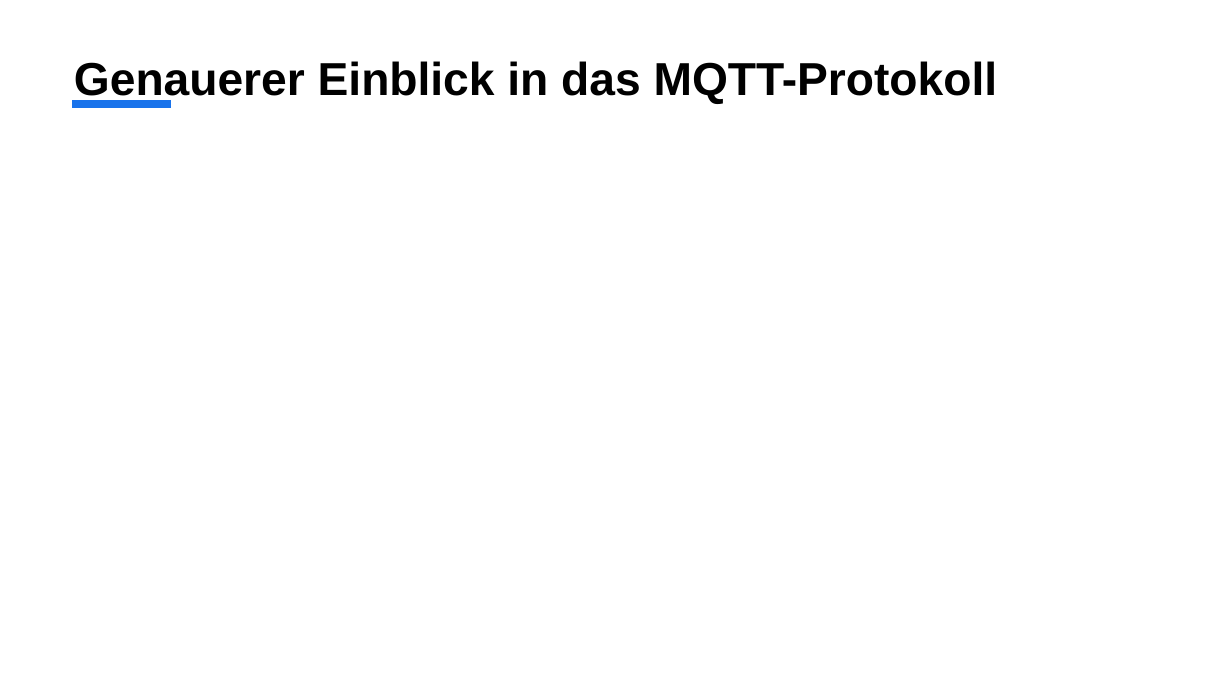
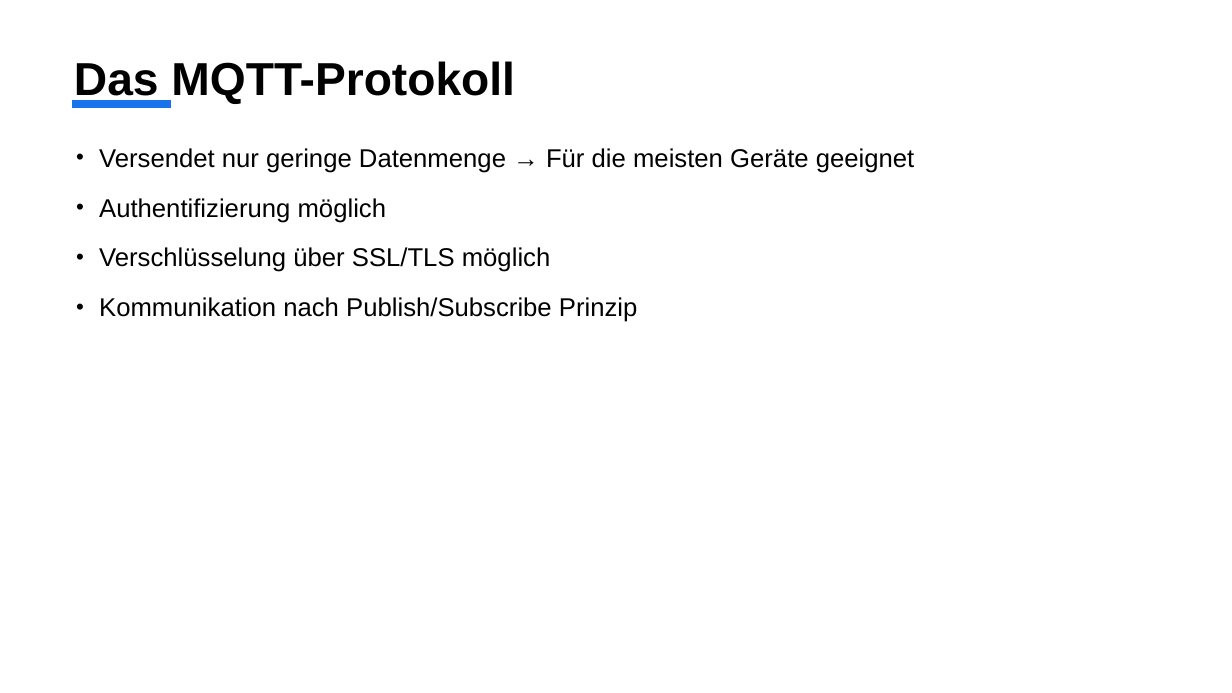
Before and after one commit to k-krauss/MQTT, a slide deck: slide 10 of Präsentation über IoT und MQTT.pptx (slide 11 before the commit). Drawn at 1232x693 pixels with LibreOffice and Linux fonts; fonts in the diff are those of the drawing. Boxes give left, top, right and bottom in pixels: in the first picture for what was removed or moved away, otherwise in the second. Text is boxed around its words. In the diff, an @@ line names an element or a change of style, - is before the commit and + after.

```diff
--- a/Präsentation über IoT und MQTT.pptx
+++ b/Präsentation über IoT und MQTT.pptx
@@ title at [74, 61, 515, 105]: text changed @@
-Genauerer Einblick in das MQTT-Protokoll
+Das MQTT-Protokoll
@@ text added at [99, 148, 915, 322], 20 pt, text #000000 @@
+• Versendet nur geringe Datenmenge → Für die meisten Geräte geeignet
+• Authentifizierung möglich
+• Verschlüsselung über SSL/TLS möglich
+• Kommunikation nach Publish/Subscribe Prinzip
```
Also in this commit, not shown: 2 other slides changed, 3 slides added, 29 other files.
